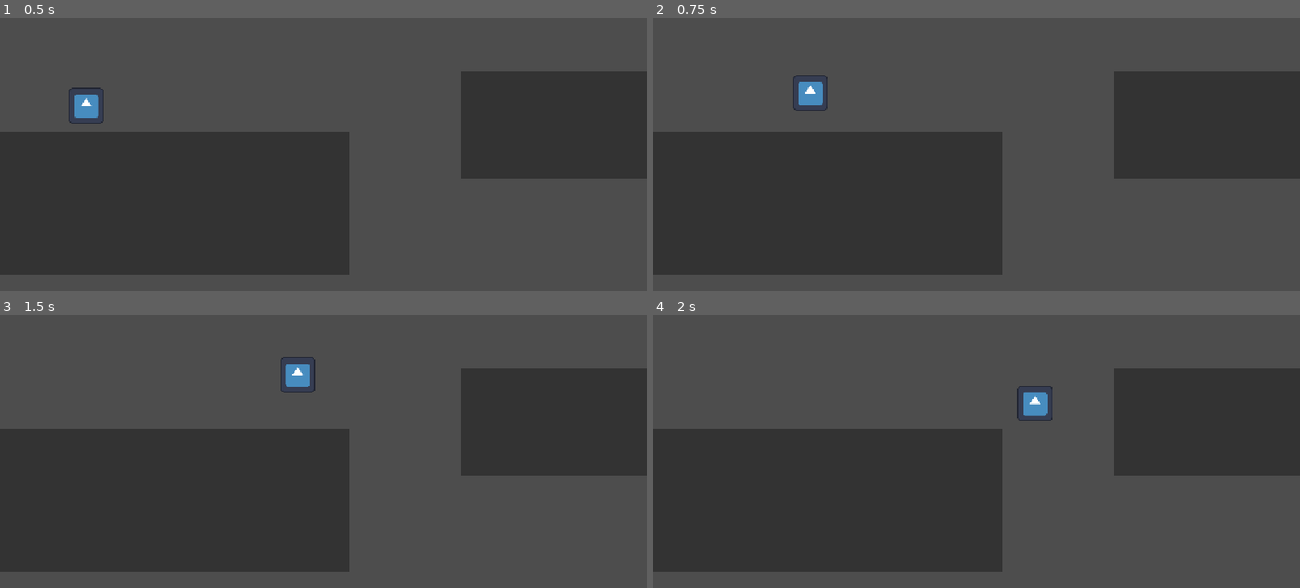
Above: before the commit, frames 1-4 (two rows, left to right).
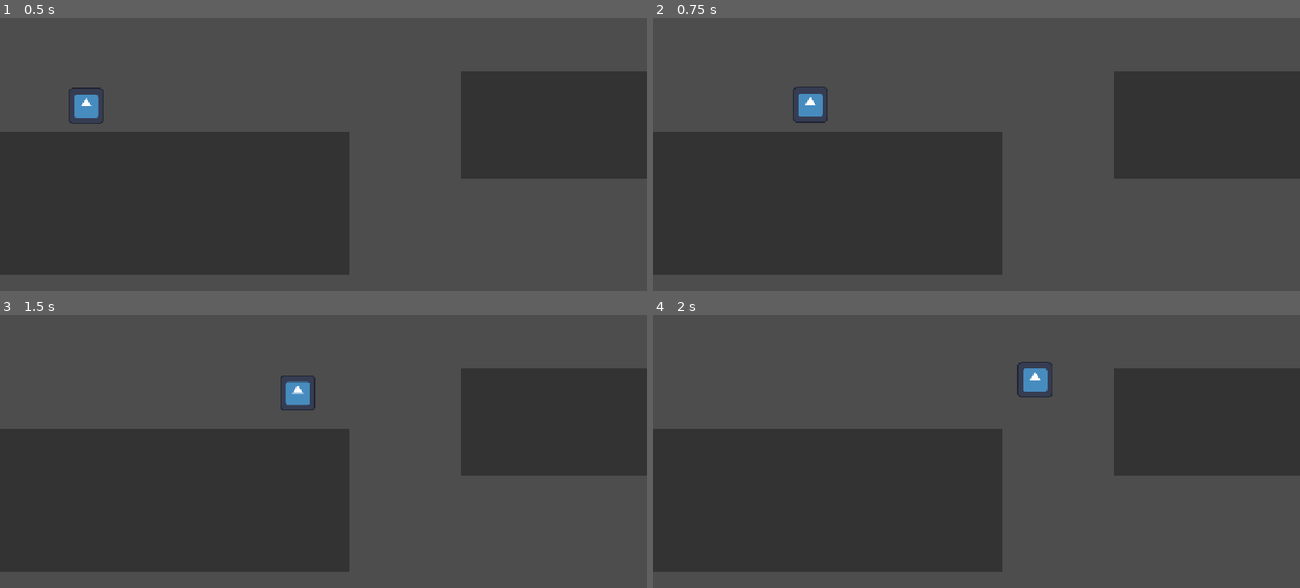
Above: after the commit, the same moments.

Repository: VSathvikReddy/Let-s-figure-it-out
Game: Godot game, scene res://game_objects/level.tscn
The game is run twice, just before and just after one commit, with the same random seed, the same clock (stepped at 60 frames per second) and the same inputs. Before the commit the project has no main scene; this scene is started directly in both runs. The engine's default icon, where the game draws it, is replaced by a stand-in: a white triangle on a blue panel in a dark square.
Inputs:
- Up to frame 1 (0.5 s): no input
- Up to frame 2 (0.75 s): hold D (move_right) from 0.53 s (still down); hold Space (jump) from 0.53 s (still down); tap Shift (dash) at 0.6 s
- Up to frame 3 (1.5 s): keep holding D (move_right); release Space (jump) at 1.28 s; tap Space (jump) at 1.35 s
- Up to frame 4 (2 s): keep holding D (move_right); tap Space (jump) at 1.52, 1.82 s; tap Shift (dash) at 1.55 s

Frame 1 is identical in both runs. In frame 2, 0.4% of the frame differs, in the area x 21-27%, y 21-39%; in frame 3, 0.6%; in frame 4, 0.8%, in the area x 56-62%, y 17-39%.

Commit message:
Jump System Rework
I changed the jump system to a thrust-based system, which feels much smoother, if a little less responsive.

Diff:
--- a/game_objects/player/player.gd
+++ b/game_objects/player/player.gd
@@ -7,15 +7,17 @@
 enum PlayerDirection { RIGHT, LEFT }
 
 @export var SPEED := 300.0
-@export var JUMP_VELOCITY := -600.0
 @export var TERMINAL_FALL_VELOCITY := 1000.0
 
-## Gravity multiplier when jump is released while still rising (short hop)
-@export var RELEASE_GRAVITY_MULT := 3.5
+# --- Thrust-based Jump Settings ---
+@export var JUMP_INITIAL_VELOCITY := -250.0
+@export var JUMP_THRUST_ACCEL := -1500.0
+@export var JUMP_HOLD_DURATION := 0.25
+
 ## Gravity multiplier near the apex while jump is held (float)
-@export var APEX_GRAVITY_MULT := 1.0
-## "Near the apex" = |vel.y| below this fraction of JUMP_VELOCITY
-@export var APEX_THRESHOLD := 0.3
+@export var APEX_GRAVITY_MULT := 0.8
+## "Near the apex" = |vel.y| below this threshold
+@export var APEX_THRESHOLD := 60.0
 
 @export var JUMP_BUFFER := 0.1
 @export var COYOTE_TIME := 0.1
@@ -30,6 +32,7 @@
 
 var jump_buffer_timer := 0.0
 var coyote_timer := 0.0
+var jump_timer := 0.0  # Tracks active upward thrust time
 
 var dash_cool_down := 0.0
 var dash_duration := 0.0
@@ -51,6 +54,7 @@
 func _update_timers(delta: float) -> void:
 	dash_cool_down -= delta
 	dash_duration -= delta
+	jump_timer = maxf(0.0, jump_timer - delta)
 
 	if Input.is_action_just_pressed("jump"):
 		jump_buffer_timer = JUMP_BUFFER
@@ -77,21 +81,27 @@
 # ---------------------------------------------------------------- normal
 
 func _normal_state(delta: float) -> void:
+	# Handle Jump Initiation
+	if jump_buffer_timer > 0.0 and coyote_timer > 0.0:
+		velocity.y = JUMP_INITIAL_VELOCITY
+		jump_timer = JUMP_HOLD_DURATION
+		jump_buffer_timer = 0.0
+		coyote_timer = 0.0
+
+	# Handle Vertical Movement (Gravity & Thrust)
 	if not is_on_floor():
 		var g := get_gravity().y
 		var jump_held := Input.is_action_pressed("jump")
 
-		if velocity.y < 0.0 and not jump_held:
-			g *= RELEASE_GRAVITY_MULT   # released while rising: short hop
-		elif absf(velocity.y) < absf(JUMP_VELOCITY) * APEX_THRESHOLD and jump_held:
-			g *= APEX_GRAVITY_MULT      # held near the top: float
+		# Apply upward thrust if button is held and timer hasn't run out
+		if jump_held and jump_timer > 0.0 and velocity.y < 0.0:
+			velocity.y += JUMP_THRUST_ACCEL * delta
+
+		# Apply apex float if near the top
+		elif absf(velocity.y) < APEX_THRESHOLD and jump_held:
+			g *= APEX_GRAVITY_MULT
 
 		velocity.y = minf(velocity.y + g * delta, TERMINAL_FALL_VELOCITY)
-
-	if jump_buffer_timer > 0.0 and coyote_timer > 0.0:
-		velocity.y = JUMP_VELOCITY
-		jump_buffer_timer = 0.0
-		coyote_timer = 0.0
 
 	velocity.x = input_x * SPEED
 	move_and_slide()
@@ -118,7 +128,6 @@
 	move_and_slide()
 
 	# Collision info only exists AFTER move_and_slide, so check it here.
-	# Only count surfaces facing against the dash (walls), not the floor we slide on.
 	for i in get_slide_collision_count():
 		var hit := get_slide_collision(i)
 		if hit.get_normal().x * _dir_sign() < -0.5:
@@ -131,5 +140,5 @@
 
 
 func _end_dash() -> void:
-	state = PlayerState.IDLE  # _normal_state sets MOVING/IDLE properly next frame
+	state = PlayerState.IDLE
 	velocity.x = 0.0
--- a/project.godot
+++ b/project.godot
@@ -11,6 +11,7 @@
 [application]
 
 config/name="Godot Project"
+run/main_scene="uid://dy2al0hakdvae"
 config/features=PackedStringArray("4.7", "Forward Plus")
 config/icon="res://icon.svg"
 
